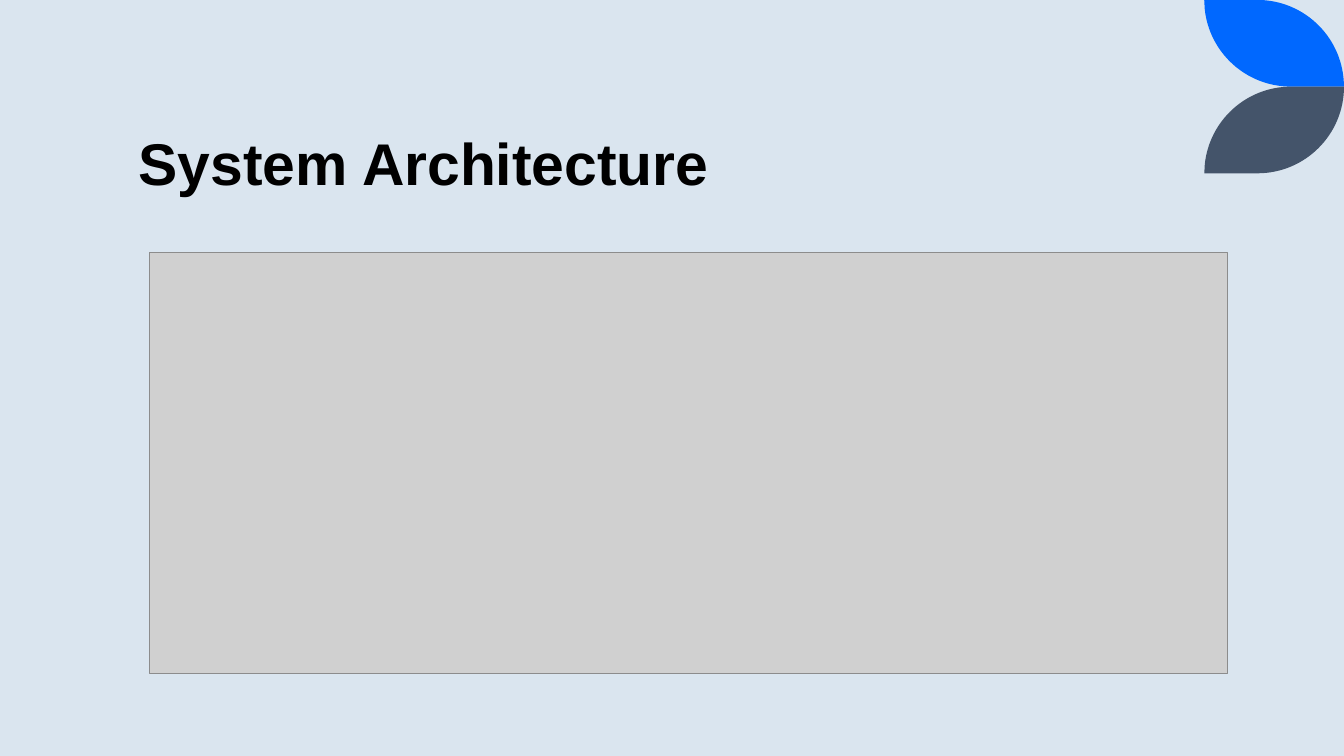
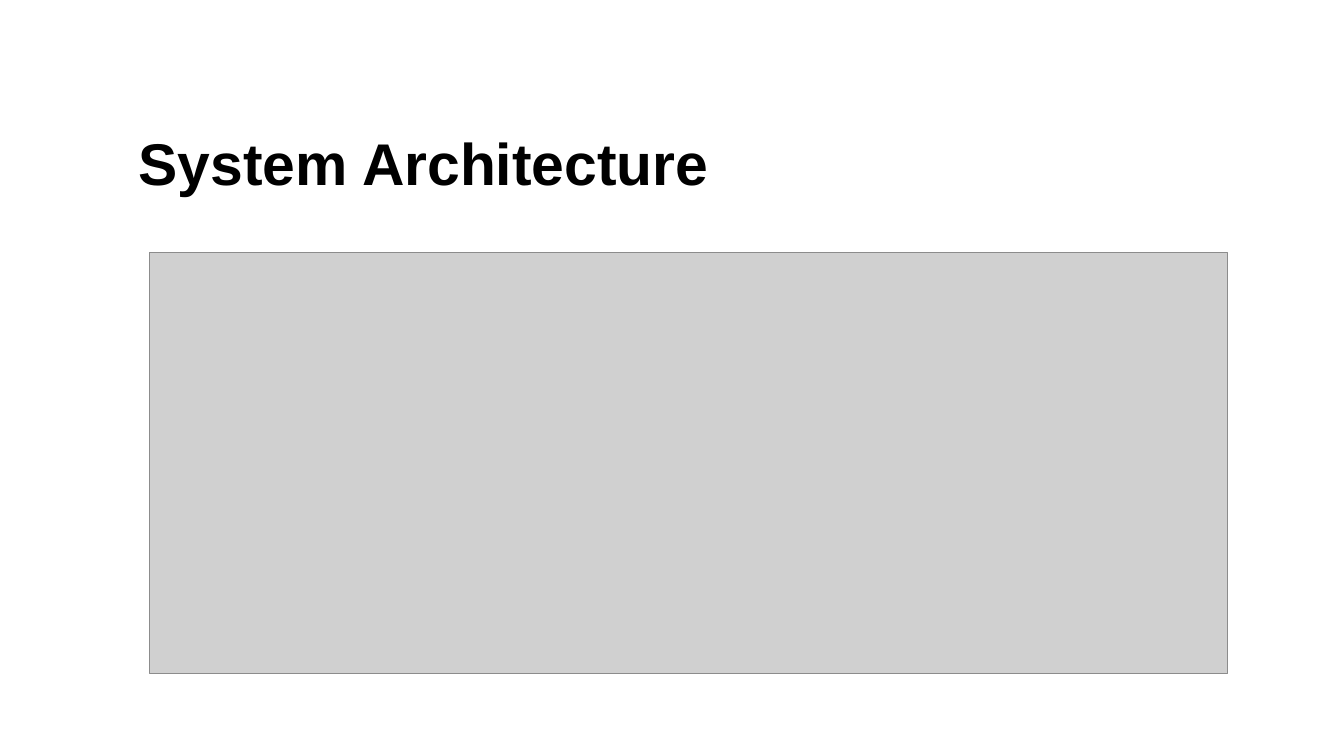
Before and after one commit to aslucky0143/final-year-project, a slide deck: slide 8 of Liver Cirrhosis Prediction System.pptx (slide 9 before the commit). Drawn at 1344x756 pixels with LibreOffice and Linux fonts; fonts in the diff are those of the drawing; grey boxes stand for pictures. Boxes give left, top, right and bottom in pixels: in the first picture for what was removed or moved away, otherwise in the second. Text is boxed around its words. In the diff, an @@ line names an element or a change of style, - is before the commit and + after.

```diff
--- a/Liver Cirrhosis Prediction System.pptx
+++ b/Liver Cirrhosis Prediction System.pptx
@@ background #DAE5EF to #FFFFFF @@
@@ freeform shape removed at (x1=1205, y1=0, x2=1344, y2=87) @@
@@ freeform shape removed at (x1=1205, y1=87, x2=1344, y2=173) @@
```
Also in this commit, not shown: 15 other slides changed, 4 slides added, 6 slides removed, 2 other files.
